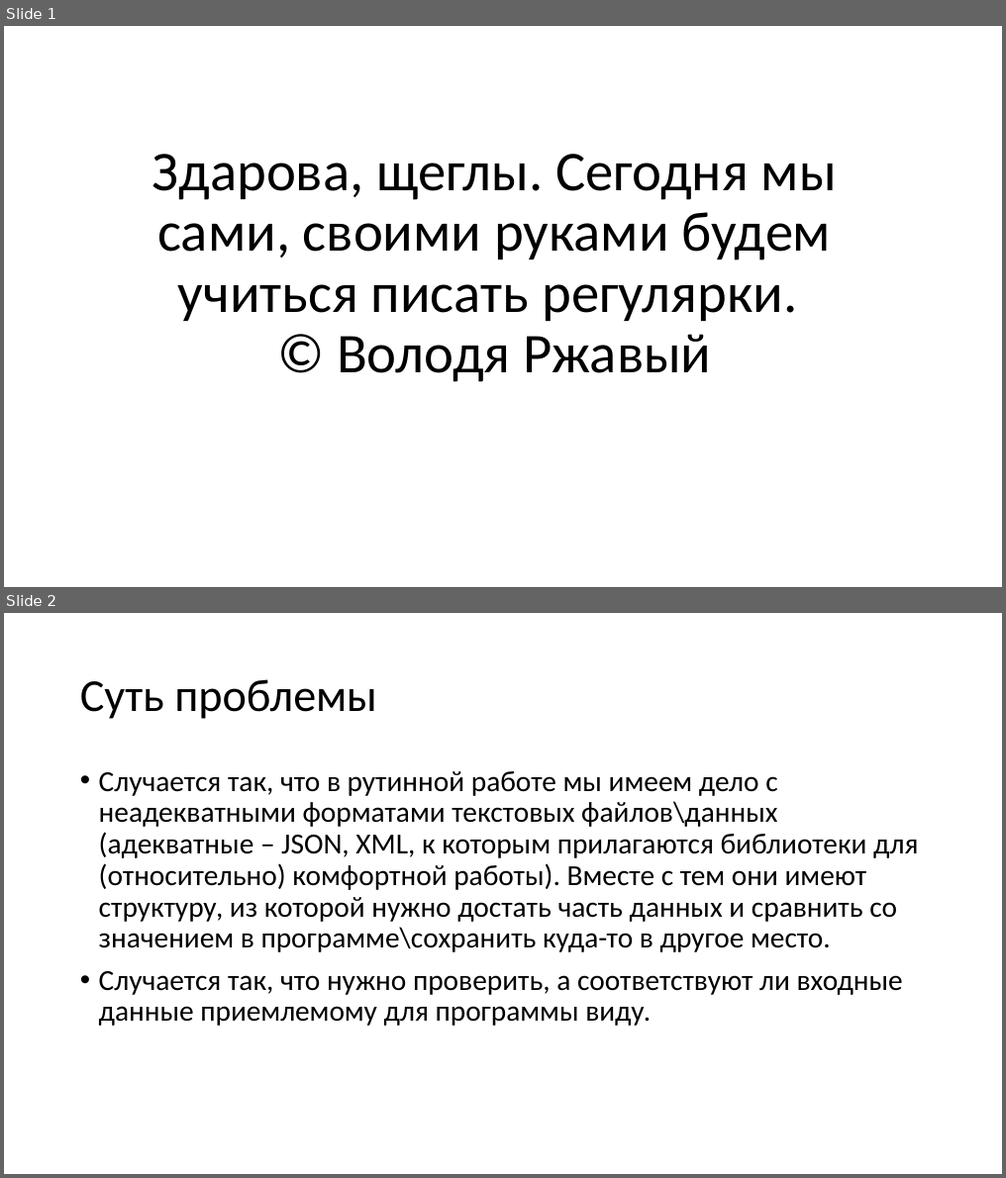
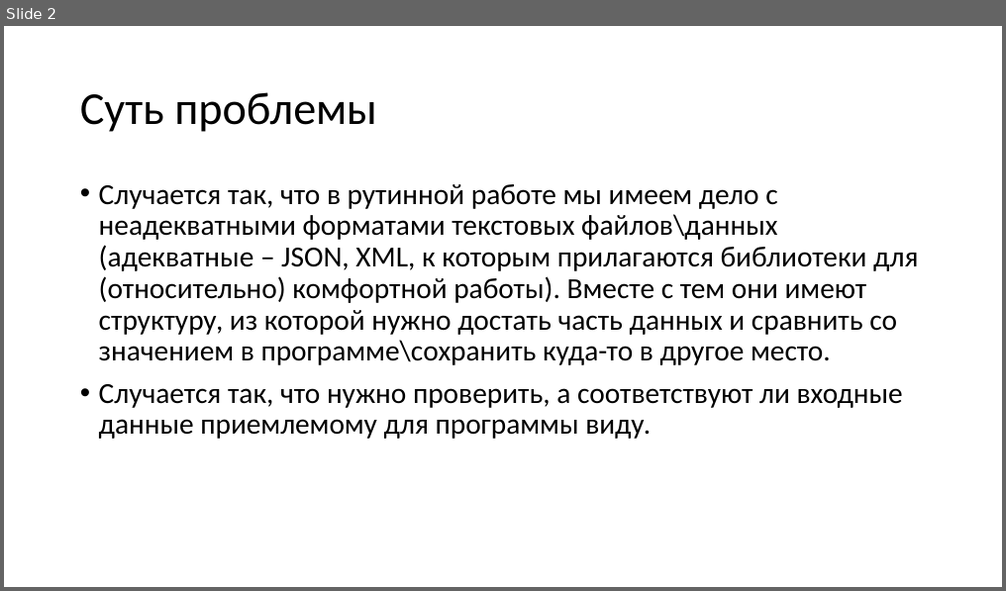
Before and after one commit to meTur4ik/re-demo, a slide deck: docs/re.pptx. Shown one above the other, each under a label of ours: slides 1 and 2 before the commit, slide 2 after it. The pictures are 1006x1178 and 1006x591 pixels, drawn with LibreOffice and Linux fonts; fonts in the diff are those of the drawing. Boxes give left, top, right and bottom in pixels: in the first picture for what was removed or moved away, otherwise in the second. Text is boxed around its words. In the diff, an @@ line names an element or a change of style, - is before the commit and + after.

```diff
--- a/docs/re.pptx
+++ b/docs/re.pptx
@@ slide 1 removed at (4, 26, 1002, 587), background #FFFFFF @@
@@ title removed at (152, 154, 837, 382) @@
-Здарова, щеглы. Сегодня мы сами, своими руками будем учиться писать регулярки.
-© Володя Ржавый
```
Also in this commit, not shown: 16 slides changed, 4 slides added.
